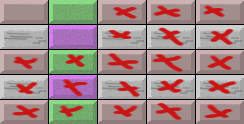
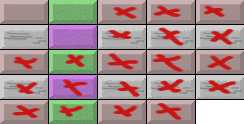
Before/after of a 244×124 layered artwork. What changed in the layer stack:
painted on "Bricks" over [196, 100, 244, 124]
